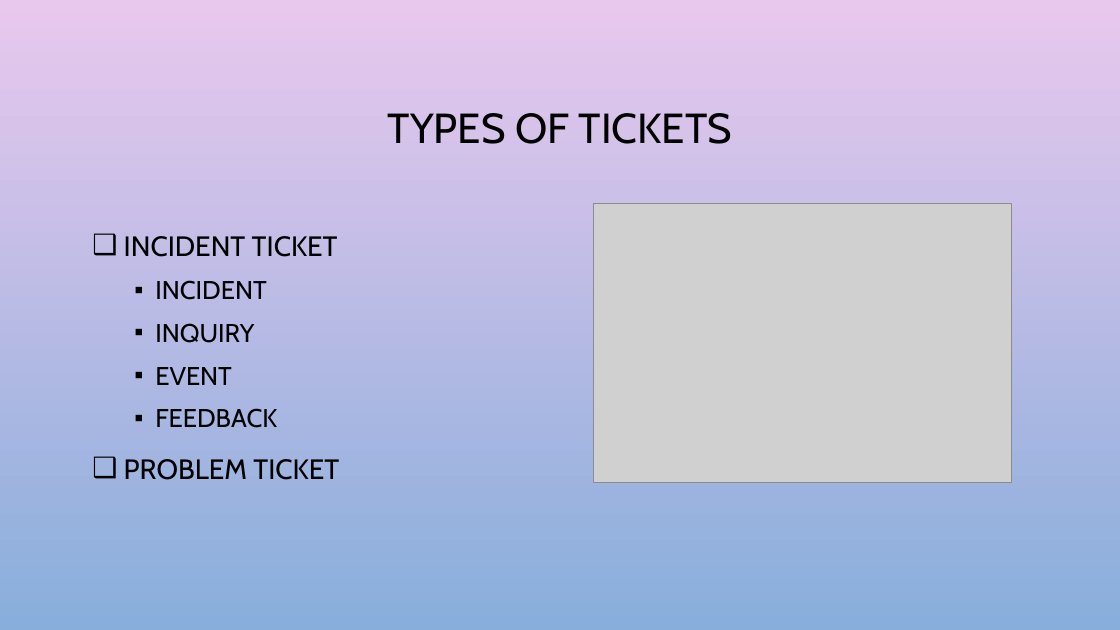
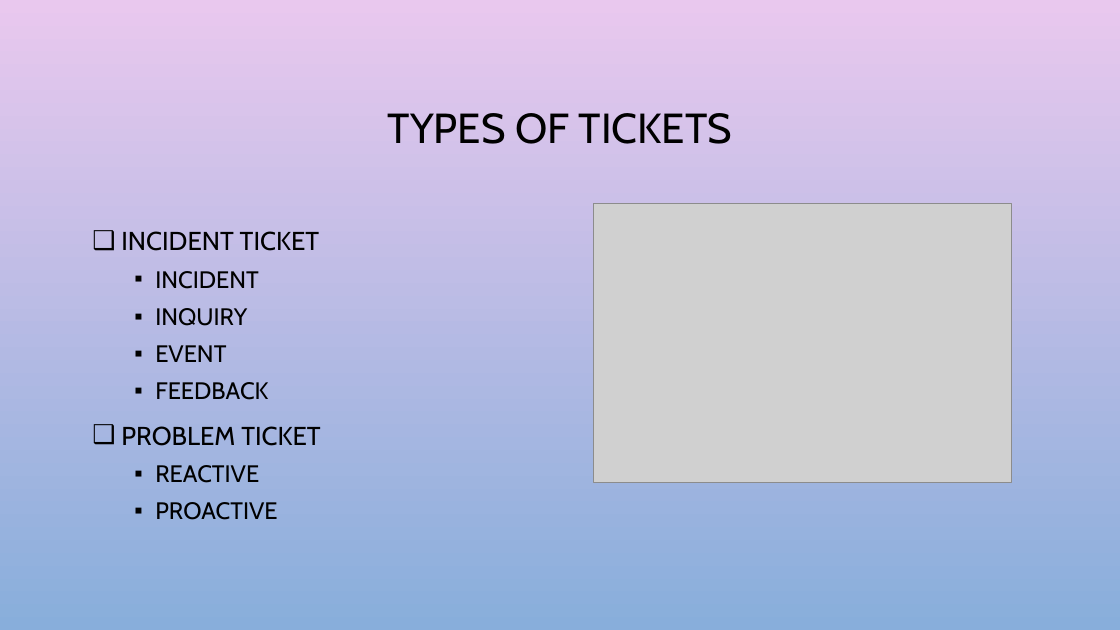
Before and after one commit to priyanka165/PPT, a slide deck: slide 9 of IMPM Process.pptx (slide 8 before the commit). Drawn at 1120x630 pixels with LibreOffice and Linux fonts; fonts in the diff are those of the drawing; grey boxes stand for pictures; background and template pictures are left out. Boxes give left, top, right and bottom in pixels: in the first picture for what was removed or moved away, otherwise in the second. Text is boxed around its words. In the diff, an @@ line names an element or a change of style, - is before the commit and + after.

```diff
--- a/IMPM Process.pptx
+++ b/IMPM Process.pptx
@@ text at bbox=[121, 231, 320, 446]: size 24 to 22.2 pt in "INCIDENT TICKET", "PROBLEM TICKET"; size 22 to 20.4 pt in "INCIDENT", "INQUIRY", "EVENT", "FEEDBACK"; line spacing 1.2 to 1.1 @@
@@ text at bbox=[155, 465, 277, 520]: paragraphs added @@
+  ▪ REACTIVE
+  ▪ PROACTIVE
```
Also in this commit, not shown: 3 other slides changed, 1 slide added.
